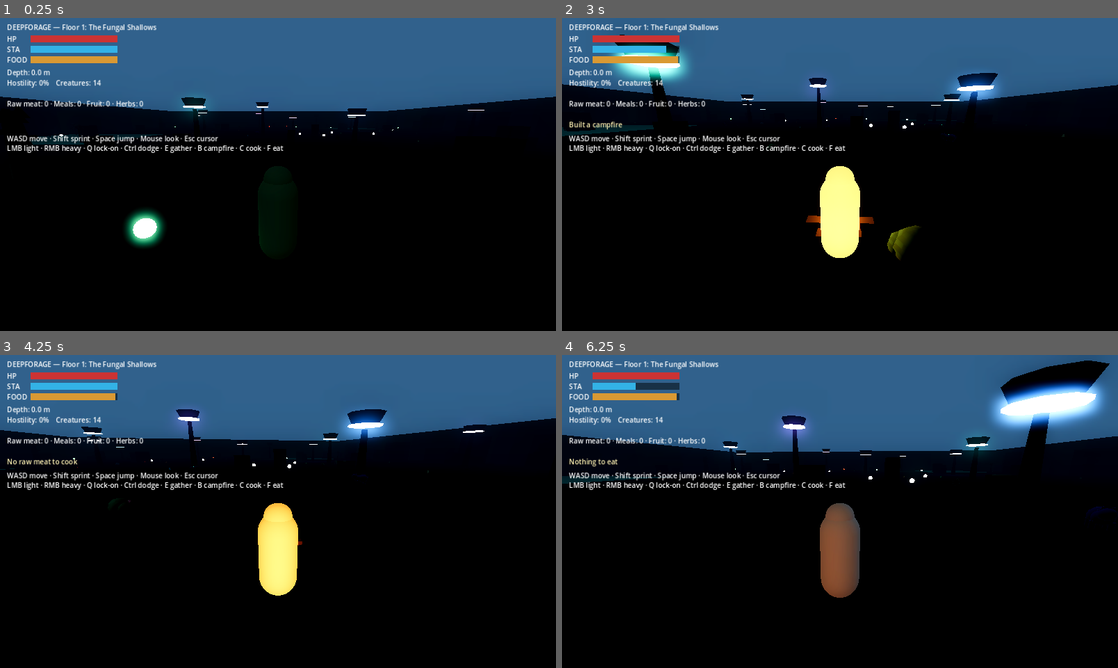
Above: before the commit, frames 1-4 (two rows, left to right).
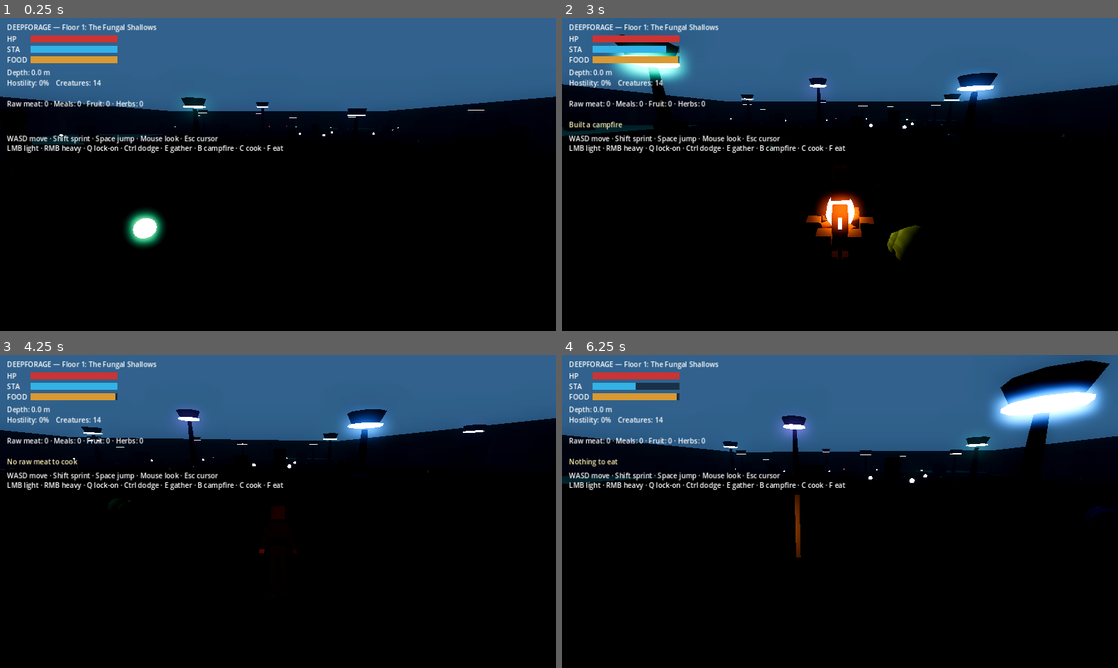
Above: after the commit, the same moments.

Repository: damienlangton70-hash/Ecosystem_dungeon
Game: Godot game, scene res://src/game/Main.tscn
Same seed, same stepped clock (60 frames per second), same inputs: the game is played once before the commit and once after it.
Inputs (mouse positions are in pixels of both pictures, inside the frame that each line leads up to):
- Up to frame 1 (0.25 s): no input
- Up to frame 2 (3 s): tap Enter at 0.5 s; move the mouse to (867, 174) at 0.52 s; hold W from 0.53 s (still down); tap Ctrl at 0.6 s; click (867, 174) at 0.67 s; tap Space at 0.77, 1.52 s; move the mouse to (812, 174) at 1.27 s; tap Q at 1.35 s; move the mouse to (851, 168) at 2.02 s; tap E at 2.1 s; move the mouse to (834, 180) at 2.77 s; tap B at 2.85 s; click (834, 180) at 2.92 s
- Up to frame 3 (4.25 s): keep holding W; tap Space at 3.02, 3.77 s; move the mouse to (316, 514) at 3.52 s; tap C at 3.6 s
- Up to frame 4 (6.25 s): move the mouse to (795, 508) at 4.27 s; tap F at 4.35 s; tap Space at 4.52, 6.02 s; move the mouse to (845, 511) at 5.02 s; hold Shift 5.03-5.78 s; click (845, 511) at 5.17 s; move the mouse to (817, 505) at 5.77 s; release W at 5.78 s; hold D from 5.78 s (still down); tap Ctrl at 5.85 s

The runs differ from the first frame. In frame 1, less than 0.1% of the frame differs, in the area x 46-49%, y 48-74%; in frame 2, 1.9%; in frame 3, 1.8%; in frame 4, 2.1%, in the area x 41-54%, y 44-78%.

Commit message:
feat(player): drive skeletal rig from combat states — locomotion blend, rolling dodge, animated attacks, hand-mounted sword, hit flinch

Diff:
--- a/src/player/Player.gd
+++ b/src/player/Player.gd
@@ -2,9 +2,11 @@
 extends CharacterBody3D
 ## Third-person controller: skill-combat core + survival/cooking loop.
 ## Combat: LMB light attack, RMB heavy attack (slower, committed, big poise
-## damage -> staggers foes), Ctrl dodge-roll with i-frames, Q lock-on. A visible
-## blade swings on attack. Survival: hunt/butcher/forage/campfire/cook/eat with
-## timed buffs; starvation drains HP.
+## damage -> staggers foes), Ctrl dodge-roll with i-frames, Q lock-on. The body
+## is a skeletal low-poly rig (PlayerRig) driven by an AnimationTree: locomotion
+## blend, rolling dodge, committed attack swings, and a hit flinch. The sword
+## rides the right-hand bone so it swings with the arm. Survival:
+## hunt/butcher/forage/campfire/cook/eat with timed buffs; starvation drains HP.
 
 const WALK_SPEED := 4.5
 const SPRINT_SPEED := 7.5
@@ -13,6 +15,8 @@
 const ACCEL := 10.0
 
 # Attack profiles: stamina, damage, total swing time, hit delay, poise damage, reach.
+# NOTE: LIGHT.time / HEAVY.time and .hit are mirrored by PlayerRig's attack clip
+# lengths + strike timing, so the visible swing lands with the hitscan.
 const LIGHT := {"stamina": 16.0, "damage": 14.0, "time": 0.40, "hit": 0.12, "poise": 10.0, "range": 2.6}
 const HEAVY := {"stamina": 34.0, "damage": 32.0, "time": 0.75, "hit": 0.40, "poise": 45.0, "range": 3.0}
 
@@ -44,6 +48,7 @@
 var _weapon_pivot: Node3D
 var _sfx: AudioStreamPlayer
 var survival
+var _rig: PlayerRig
 
 var _attack_timer := 0.0
 var _attack_total := 0.0
@@ -59,6 +64,7 @@
 func _ready() -> void:
     _spawn_point = global_position
     _build_body()
+    _build_rig()
     _build_camera()
     _build_weapon()
     _build_survival()
@@ -69,6 +75,7 @@
     Input.mouse_mode = Input.MOUSE_MODE_CAPTURED
 
 func _build_body() -> void:
+    # Physics capsule only — the visible body is the skeletal rig (see _build_rig).
     var col := CollisionShape3D.new()
     var capsule := CapsuleShape3D.new()
     capsule.radius = 0.4
@@ -76,26 +83,14 @@
     col.shape = capsule
     col.position = Vector3(0, 0.9, 0)
     add_child(col)
-    var mesh := MeshInstance3D.new()
-    var cap := CapsuleMesh.new()
-    cap.radius = 0.4
-    cap.height = 1.8
-    mesh.mesh = cap
-    mesh.position = Vector3(0, 0.9, 0)
-    var mat := StandardMaterial3D.new()
-    mat.albedo_color = Color(0.86, 0.79, 0.62)
-    mat.rim_enabled = true
-    mat.rim = 0.5
-    mesh.material_override = mat
-    add_child(mesh)
-    var head := MeshInstance3D.new()
-    var hm := SphereMesh.new()
-    hm.radius = 0.28
-    hm.height = 0.5
-    head.mesh = hm
-    head.position = Vector3(0, 1.72, 0)
-    head.material_override = mat
-    add_child(head)
+
+func _build_rig() -> void:
+    # Procedural Skeleton3D humanoid + AnimationTree (idle/walk/run blend, roll,
+    # light/heavy attack, hit). Purely visual: if it ever fails, movement still
+    # works because it's driven by physics below, not by the rig.
+    _rig = PlayerRig.new()
+    _rig.name = "Rig"
+    add_child(_rig)
 
 func _build_camera() -> void:
     _pivot = Node3D.new()
@@ -108,14 +103,23 @@
     _pivot.add_child(_camera)
 
 func _build_weapon() -> void:
+    # Mount the blade on the right-hand bone so it swings with the attack
+    # animation instead of floating in front of the torso. Falls back to a
+    # body-mounted pivot if the rig/hand isn't available.
     _weapon_pivot = Node3D.new()
-    _weapon_pivot.position = Vector3(0.0, 1.1, 0.0)
-    add_child(_weapon_pivot)
+    var hand: Node3D = _rig.get_hand_attachment() if _rig != null else null
+    if hand != null:
+        hand.add_child(_weapon_pivot)
+        _weapon_pivot.position = Vector3.ZERO
+        _weapon_pivot.rotation = Vector3.ZERO
+    else:
+        add_child(_weapon_pivot)
+        _weapon_pivot.position = Vector3(0.0, 1.1, 0.0)
     var blade := MeshInstance3D.new()
     var bmesh := BoxMesh.new()
     bmesh.size = Vector3(0.08, 0.08, 1.15)
     blade.mesh = bmesh
-    blade.position = Vector3(0.36, 0.0, -0.55)
+    blade.position = Vector3(0.0, 0.0, -0.60)
     var bmat := StandardMaterial3D.new()
     bmat.albedo_color = Color(0.76, 0.79, 0.84)
     bmat.metallic = 0.7
@@ -124,9 +128,9 @@
     _weapon_pivot.add_child(blade)
     var hilt := MeshInstance3D.new()
     var hmesh := BoxMesh.new()
-    hmesh.size = Vector3(0.30, 0.09, 0.09)
+    hmesh.size = Vector3(0.10, 0.10, 0.22)
     hilt.mesh = hmesh
-    hilt.position = Vector3(0.36, 0.0, -0.02)
+    hilt.position = Vector3(0.0, 0.0, 0.03)
     var hmat := StandardMaterial3D.new()
     hmat.albedo_color = Color(0.30, 0.22, 0.14)
     hilt.material_override = hmat
@@ -219,6 +223,8 @@
     _attack_total = a["time"]
     _attack_timer = a["time"]
     _hit_done = false
+    if _rig != null:
+        _rig.play_state("AttackHeavy" if kind == "heavy" else "AttackLight")
     _play_sfx("whoosh")
 
 func _do_hit() -> void:
@@ -238,18 +244,6 @@
     if landed:
         _play_sfx("thud")
 
-func _update_weapon() -> void:
-    if _weapon_pivot == null:
-        return
-    if is_attacking() and _attack_total > 0.0:
-        var prog := 1.0 - (_attack_timer / _attack_total)
-        if _attack_type == "heavy":
-            _weapon_pivot.rotation = Vector3(lerpf(-2.0, 1.1, prog), 0.0, 0.0)
-        else:
-            _weapon_pivot.rotation = Vector3(0.0, lerpf(1.1, -1.1, prog), 0.0)
-    else:
-        _weapon_pivot.rotation = _weapon_pivot.rotation.lerp(Vector3(0.15, 0.25, 0.0), 0.2)
-
 func _try_dodge() -> void:
     if is_dodging():
         return
@@ -262,6 +256,8 @@
     _dodge_dir = dir.normalized()
     _dodge_timer = DODGE_TIME
     _iframe_timer = IFRAME_TIME
+    if _rig != null:
+        _rig.play_state("Roll")
 
 func _toggle_lock() -> void:
     if lock_target != null:
@@ -374,6 +370,8 @@
         return
     health -= amount * (1.0 - _defense())
     _hitstun = 0.2
+    if _rig != null:
+        _rig.play_state("Hit")
     _play_sfx("hurt")
     if health <= 0.0:
         _respawn()
@@ -407,12 +405,15 @@
     _hitstun = maxf(_hitstun - delta, 0.0)
     _tick_buffs(delta)
 
+    # Feed the animation locomotion blend (0 idle .. 1 run) from ground speed.
+    if _rig != null:
+        _rig.set_locomotion(clampf(Vector2(velocity.x, velocity.z).length() / SPRINT_SPEED, 0.0, 1.0))
+
     if is_attacking() and not _hit_done:
         var a: Dictionary = HEAVY if _attack_type == "heavy" else LIGHT
         if _attack_total - _attack_timer >= a["hit"]:
             _do_hit()
             _hit_done = true
-    _update_weapon()
 
     if _status_timer > 0.0:
         _status_timer -= delta
